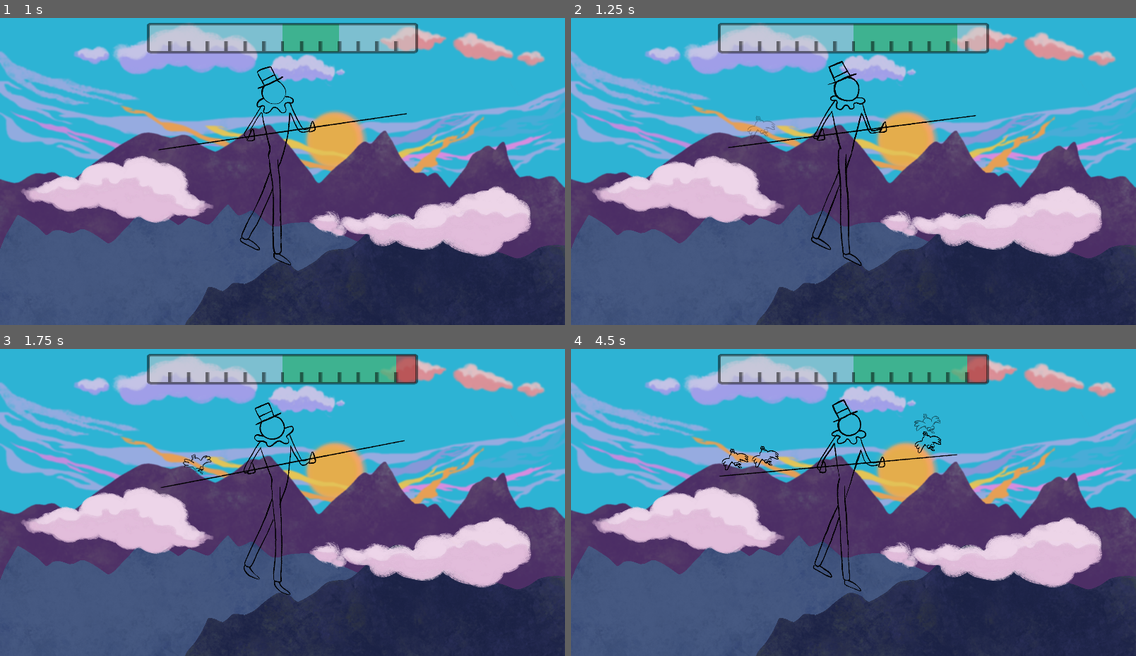
Above: before the commit, frames 1-4 (two rows, left to right).
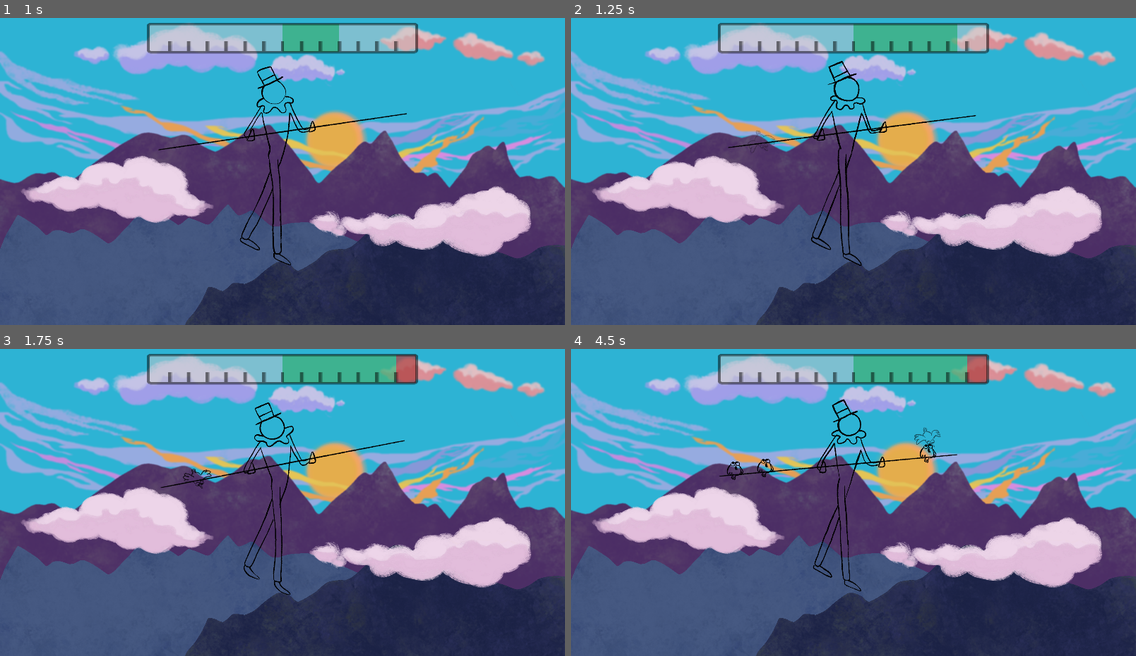
Above: after the commit, the same moments.

Repository: Merliin42/ludum-dare-49
Game: Godot game, scene res://Scenes/Main.tscn
Same seed, same stepped clock (60 frames per second), same inputs: the game is played once before the commit and once after it. The engine's default icon, where the game draws it, is replaced by a stand-in: a white triangle on a blue panel in a dark square.
Inputs:
- Up to frame 1 (1 s): hold Right (right) from 0.53 s (still down)
- Up to frame 2 (1.25 s): keep holding Right (right)
- Up to frame 3 (1.75 s): release Right (right) at 1.28 s; hold Left (left) from 1.28 s (still down)
- Up to frame 4 (4.5 s): release Left (left) at 2.03 s; hold Right (right) 2.03-3.53 s; hold Left (left) from 3.53 s (still down)

Frame 1 is identical in both runs. In frame 2, less than 0.1% of the frame differs, in the area x 31-37%, y 31-44%; in frame 3, 0.1%; in frame 4, 0.5%, in the area x 26-66%, y 21-43%.

Commit message:
Bird landing stiil

Diff:
--- a/Scenes/Weights/Weight.tscn
+++ b/Scenes/Weights/Weight.tscn
@@ -10,6 +10,7 @@
 [ext_resource path="res://Assets/Animation/Bird/bird8.png" type="Texture" id=8]
 [ext_resource path="res://Assets/Animation/Bird/bird6.png" type="Texture" id=9]
 [ext_resource path="res://icon.png" type="Texture" id=10]
+[ext_resource path="res://Assets/Animation/Bird/Bird immobile.png" type="Texture" id=11]
 
 [sub_resource type="SpriteFrames" id=1]
 animations = [ {
@@ -22,6 +23,11 @@
 "loop": true,
 "name": "bird_flying",
 "speed": 12.0
+}, {
+"frames": [ ExtResource( 11 ) ],
+"loop": true,
+"name": "bird_still",
+"speed": 5.0
 } ]
 
 [node name="Weight" type="Node2D"]
@@ -30,6 +36,7 @@
 
 [node name="AnimatedSprite" type="AnimatedSprite" parent="."]
 frames = SubResource( 1 )
+animation = "bird_still"
 playing = true
 
 [node name="Tween" type="Tween" parent="."]
--- a/Scripts/Main.gd
+++ b/Scripts/Main.gd
@@ -41,7 +41,7 @@
 	var index : int = randi() % 3 if side == 0 else randi() % 3 + 3
 
 	lines[index].counter +=1
-	weight.position.y -= lines[index].counter * 64
+	weight.position.y -= lines[index].counter * 64 - 50
 	weight.side = side
 	weight.connect("on_landing", self, "on_bird_landing")
 	$BirdAudio.pitch_scale = 1 + rand_range(-0.5, 0.5)
--- a/Scripts/Weight.gd
+++ b/Scripts/Weight.gd
@@ -10,5 +10,5 @@
 
 
 func _on_Tween_tween_completed(object, key):
-	$AnimatedSprite.stop()
+	$AnimatedSprite.play("bird_still")
 	emit_signal("on_landing", self)
Binary file added: Assets/Animation/Bird/Bird immobile.png
Not shown, added: Assets/Animation/Bird/Bird immobile.png.import
Not shown: 1 places in Scenes/Weights/Weight.tscn that only renumber resources
